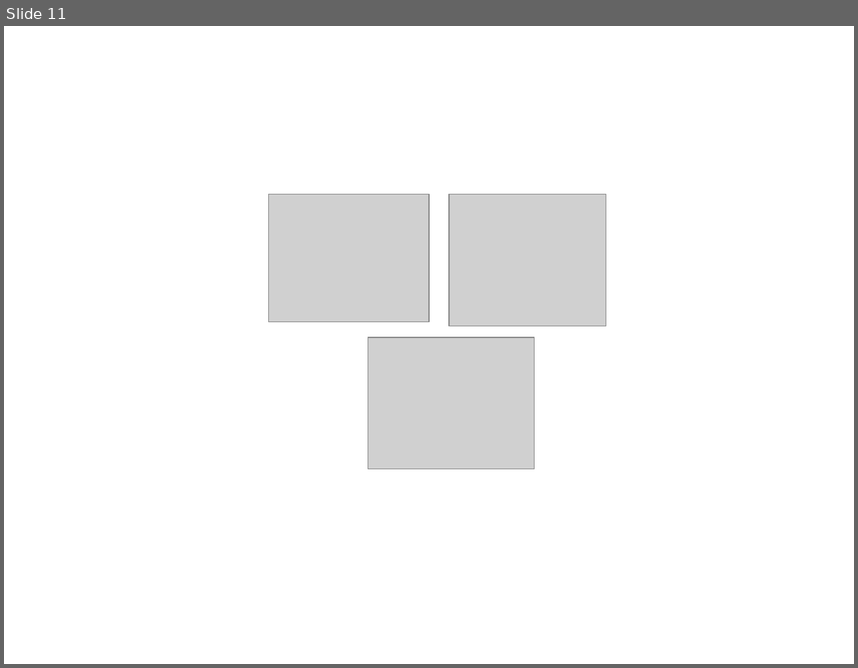
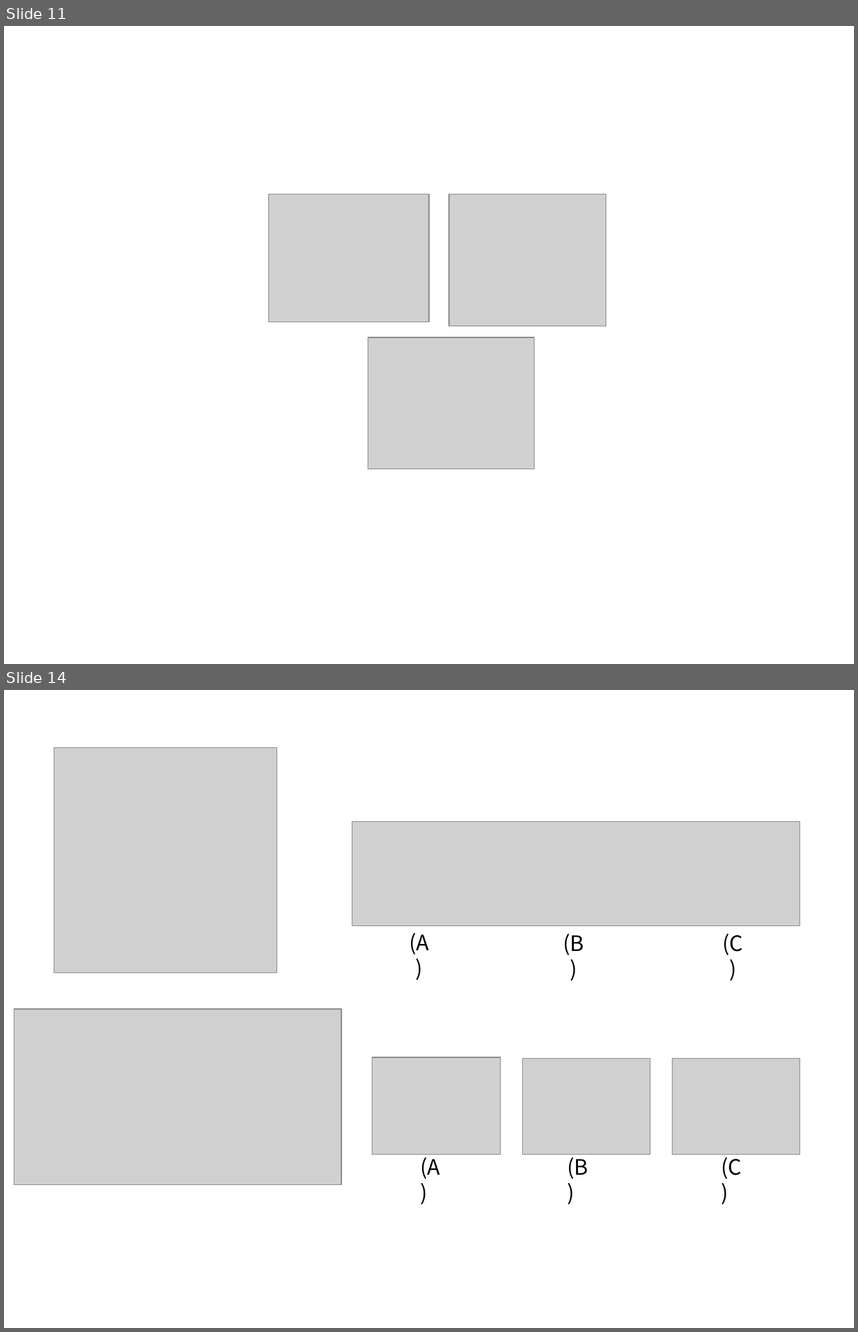
Before and after one commit to lileilai/GraduatePaper, a slide deck: LatexThesis4SYSU-master/新建 PPT 演示文稿.pptx. Shown one above the other, each under a label of ours: slide 11 before the commit, slides 11 and 14 after it; the slides between them are not shown. The pictures are 858x668 and 858x1332 pixels, drawn with LibreOffice and Linux fonts; fonts in the diff are those of the drawing; grey boxes stand for pictures. Boxes give left, top, right and bottom in pixels: in the first picture for what was removed or moved away, otherwise in the second. Text is boxed around its words. In the diff, an @@ line names an element or a change of style, - is before the commit and + after.

```diff
--- a/LatexThesis4SYSU-master/新建 PPT 演示文稿.pptx
+++ b/LatexThesis4SYSU-master/新建 PPT 演示文稿.pptx
@@ slide 14 added at <box>4,690,854,1328</box>, background #FFFFFF @@
@@ picture added at <box>54,748,277,972</box> @@
@@ picture added at <box>352,822,800,926</box> @@
@@ text added at <box>409,933,429,954</box>, 18 pt, text #000000 @@
+(A)
@@ text added at <box>563,934,584,955</box>, 18 pt, text #000000 @@
+(B)
@@ text added at <box>722,934,743,955</box>, 18 pt, text #000000 @@
+(C)
@@ picture added at <box>14,1009,341,1185</box> @@
@@ picture added at <box>372,1057,500,1154</box> @@
@@ picture added at <box>523,1058,650,1154</box> @@
@@ picture added at <box>672,1058,800,1154</box> @@
@@ text added at <box>420,1153,440,1179</box>, 18 pt, text #000000 @@
+(A)
@@ text added at <box>567,1153,588,1179</box>, 18 pt, text #000000 @@
+(B)
@@ text added at <box>721,1153,742,1179</box>, 18 pt, text #000000 @@
+(C)
```
Also in this commit, not shown: 3 other slides added, 21 other files.
